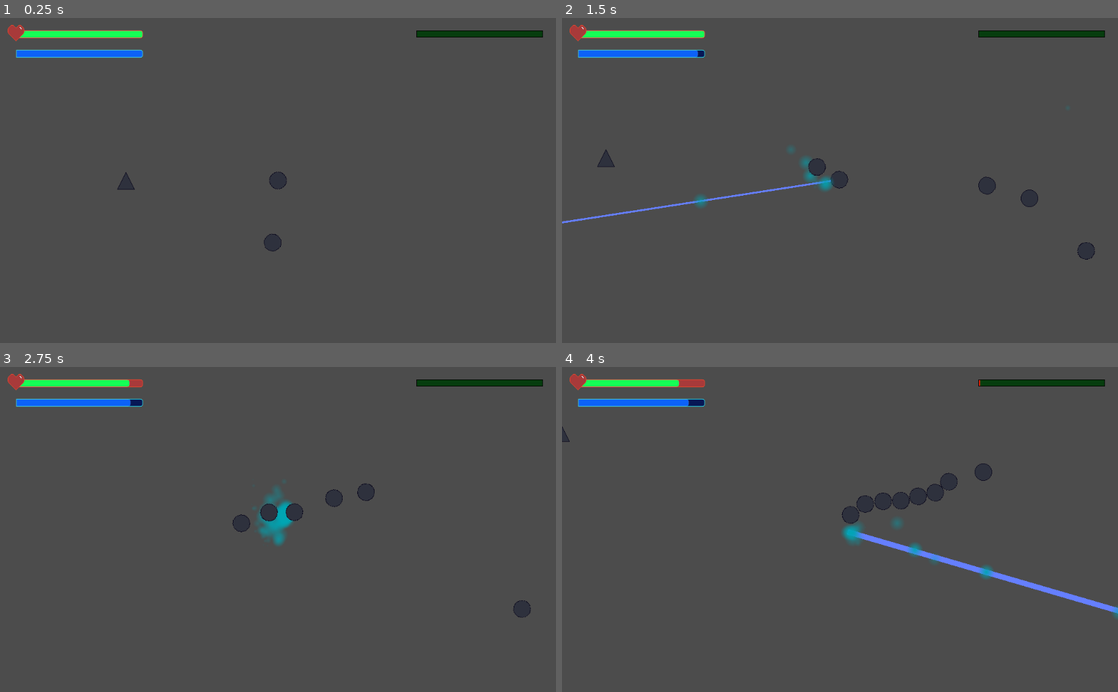
Above: before the commit, frames 1-4 (two rows, left to right).
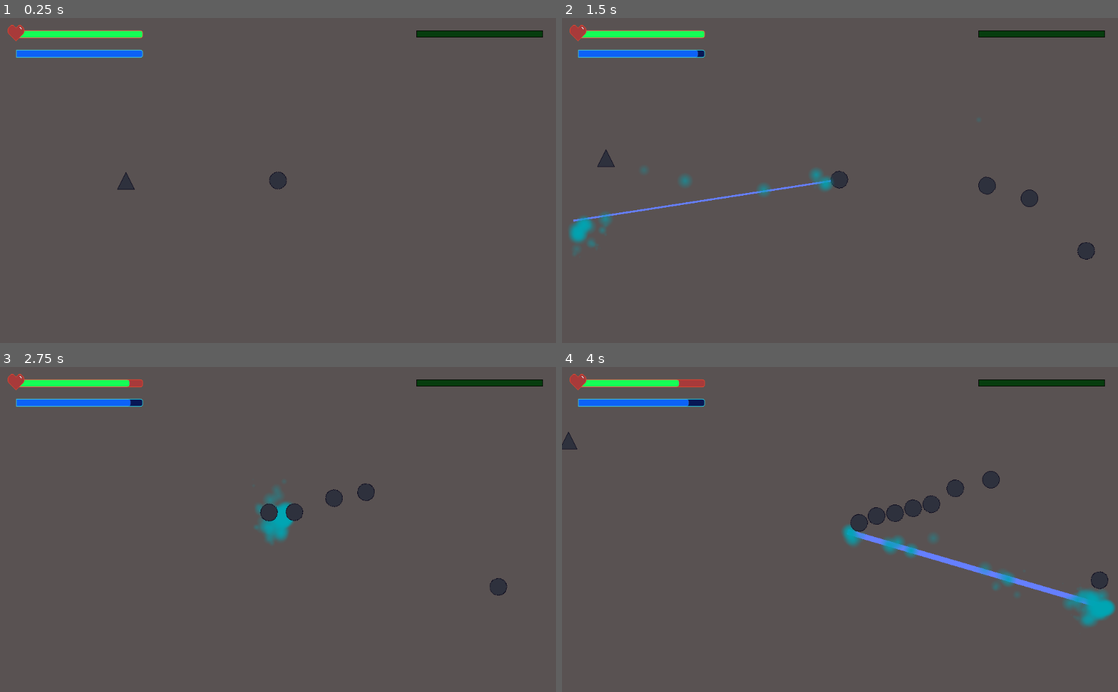
Above: after the commit, the same moments.

Repository: ludumludere-altusscholadiscipulus/Ludum-Dare-50
Game: Godot game, scene res://Test World.tscn
The game is run twice, just before and just after one commit, with the same random seed, the same clock (stepped at 60 frames per second) and the same inputs.
Inputs (mouse positions are in pixels of both pictures, inside the frame that each line leads up to):
- Up to frame 1 (0.25 s): no input
- Up to frame 2 (1.5 s): move the mouse to (962, 164) at 0.52 s; press the mouse at (962, 164) at 0.53 s; hold D (right) 0.53-1.28 s; move the mouse to (728, 196) at 1.27 s; release the mouse at (728, 196) at 1.28 s; hold S (down) from 1.28 s (still down); click (728, 196) at 1.35 s
- Up to frame 3 (2.75 s): move the mouse to (333, 458) at 2.02 s; release S (down) at 2.03 s; press the mouse at (333, 458) at 2.03 s; hold D (right) from 2.03 s (still down)
- Up to frame 4 (4 s): move the mouse to (812, 594) at 2.77 s; release D (right) at 2.78 s; release the mouse at (812, 594) at 2.78 s; hold W (up) 2.78-3.53 s; click (812, 594) at 2.85 s; move the mouse to (1006, 578) at 3.52 s; press the mouse at (1006, 578) at 3.53 s; hold A (left) from 3.53 s (still down)

The runs differ from the first frame. In frame 1, 0.1% of the frame differs, in the area x 47-51%, y 66-72%; in frame 2, 0.9%; in frame 3, 0.6%; in frame 4, 3.1%, in the area x 0-100%, y 3-80%.

Commit message:
Add files via upload

Diff:
--- a/LD Jam 50/Enemies/Zombie.gd
+++ b/LD Jam 50/Enemies/Zombie.gd
@@ -6,7 +6,7 @@
 
 var player = null
 var tower = null
-var HP = 75
+var HP = 100
 var velocity : Vector2
 
 func _ready():
--- a/LD Jam 50/Laser/Laser.gd
+++ b/LD Jam 50/Laser/Laser.gd
@@ -9,18 +9,23 @@
 
 var is_casting := false setget set_is_casting
 var ammo = 1000
+var shoot : bool = true
 
 func _ready():
 	set_physics_process(false)
 	line.points[1] = Vector2.ZERO
 
 func _unhandled_input(event):
-	if ammo > 0:
-		if event.is_action_pressed("shoot"):
-			self.is_casting = true
-			camera.shake(0.1,100,10)
-		if event.is_action_released("shoot"):
-			self.is_casting = false
+	if shoot:
+		if ammo > 0:
+			if event.is_action_pressed("shoot"):
+				self.is_casting = true
+				camera.shake(0.1,100,10)
+			if event.is_action_released("shoot"):
+				self.is_casting = false
+		else:
+			if is_casting:
+				self.is_casting = false
 	else:
 		if is_casting:
 			self.is_casting = false
@@ -45,7 +50,7 @@
 
 		var coll = get_collider()
 		if coll.is_in_group("zombies"):
-			coll.HP -= 1
+			coll.HP -= 2
 
 	line.points[1] = cast_point
 	beam_particle.position = cast_point * 0.5
--- a/LD Jam 50/Player/Player.gd
+++ b/LD Jam 50/Player/Player.gd
@@ -3,7 +3,6 @@
 export (int) var speed = 200
 var HP = 10
 var invincible : bool = false
-
 onready var animationplayer = $AnimationPlayer
 # Called when the node enters the scene tree for the first time.
 func _ready():
--- a/LD Jam 50/Rocket/Charging Station.gd
+++ b/LD Jam 50/Rocket/Charging Station.gd
@@ -9,16 +9,17 @@
 	pass # Replace with function body.
 
 func _physics_process(delta):
-	print(charge)
 	if charge:
-		laser.ammo += 1
+		laser.ammo += 10
 
 
 func _on_Charging_Station_body_entered(body):
 	if body.name == "Player":
 		charge = true
+		laser.shoot = false
 
 
 func _on_Charging_Station_body_exited(body):
 	if body.name == "Player":
 		charge = false
+		laser.shoot = true
--- a/LD Jam 50/Test World.tscn
+++ b/LD Jam 50/Test World.tscn
@@ -1,13 +1,50 @@
-[gd_scene load_steps=7 format=2]
+[gd_scene load_steps=11 format=2]
 
 [ext_resource path="res://CanvasLayer/CanvasLayer.tscn" type="PackedScene" id=1]
 [ext_resource path="res://Player/Player.tscn" type="PackedScene" id=2]
 [ext_resource path="res://Tower/Tower.tscn" type="PackedScene" id=3]
 [ext_resource path="res://Spawners/Spawner.tscn" type="PackedScene" id=4]
 [ext_resource path="res://Rocket/Charging Station.tscn" type="PackedScene" id=5]
-[ext_resource path="res://Enemies/Zombie.tscn" type="PackedScene" id=6]
+[ext_resource path="res://FloorPlaceholder.png" type="Texture" id=6]
+
+[sub_resource type="SegmentShape2D" id=1]
+a = Vector2( -3200, 3200 )
+b = Vector2( 3200, 3200 )
+
+[sub_resource type="SegmentShape2D" id=2]
+a = Vector2( -3200, 3200 )
+b = Vector2( -3200, -3200 )
+
+[sub_resource type="SegmentShape2D" id=3]
+a = Vector2( -3200, 3200 )
+b = Vector2( 3200, -3200 )
+
+[sub_resource type="SegmentShape2D" id=4]
+a = Vector2( 3200, -3200 )
+b = Vector2( 3200, 3200 )
 
 [node name="Game" type="Node2D"]
+
+[node name="FloorPlaceholder" type="Sprite" parent="."]
+scale = Vector2( 25, 25 )
+texture = ExtResource( 6 )
+
+[node name="StaticBody2D" type="StaticBody2D" parent="FloorPlaceholder"]
+scale = Vector2( 0.01, 0.01 )
+collision_layer = 3
+collision_mask = 3
+
+[node name="CollisionShape2D" type="CollisionShape2D" parent="FloorPlaceholder/StaticBody2D"]
+shape = SubResource( 1 )
+
+[node name="CollisionShape2D2" type="CollisionShape2D" parent="FloorPlaceholder/StaticBody2D"]
+shape = SubResource( 2 )
+
+[node name="CollisionShape2D3" type="CollisionShape2D" parent="FloorPlaceholder/StaticBody2D"]
+shape = SubResource( 3 )
+
+[node name="CollisionShape2D4" type="CollisionShape2D" parent="FloorPlaceholder/StaticBody2D"]
+shape = SubResource( 4 )
 
 [node name="Charging Station" parent="." instance=ExtResource( 5 )]
 position = Vector2( -194, 143 )
@@ -22,6 +59,3 @@
 position = Vector2( 582, 209 )
 
 [node name="CanvasLayer" parent="." instance=ExtResource( 1 )]
-
-[node name="Zombie" parent="." instance=ExtResource( 6 )]
-position = Vector2( 73, 294 )
Binary file added: LD Jam 50/FloorPlaceholder.png
Not shown, added: LD Jam 50/FloorPlaceholder.png.import
